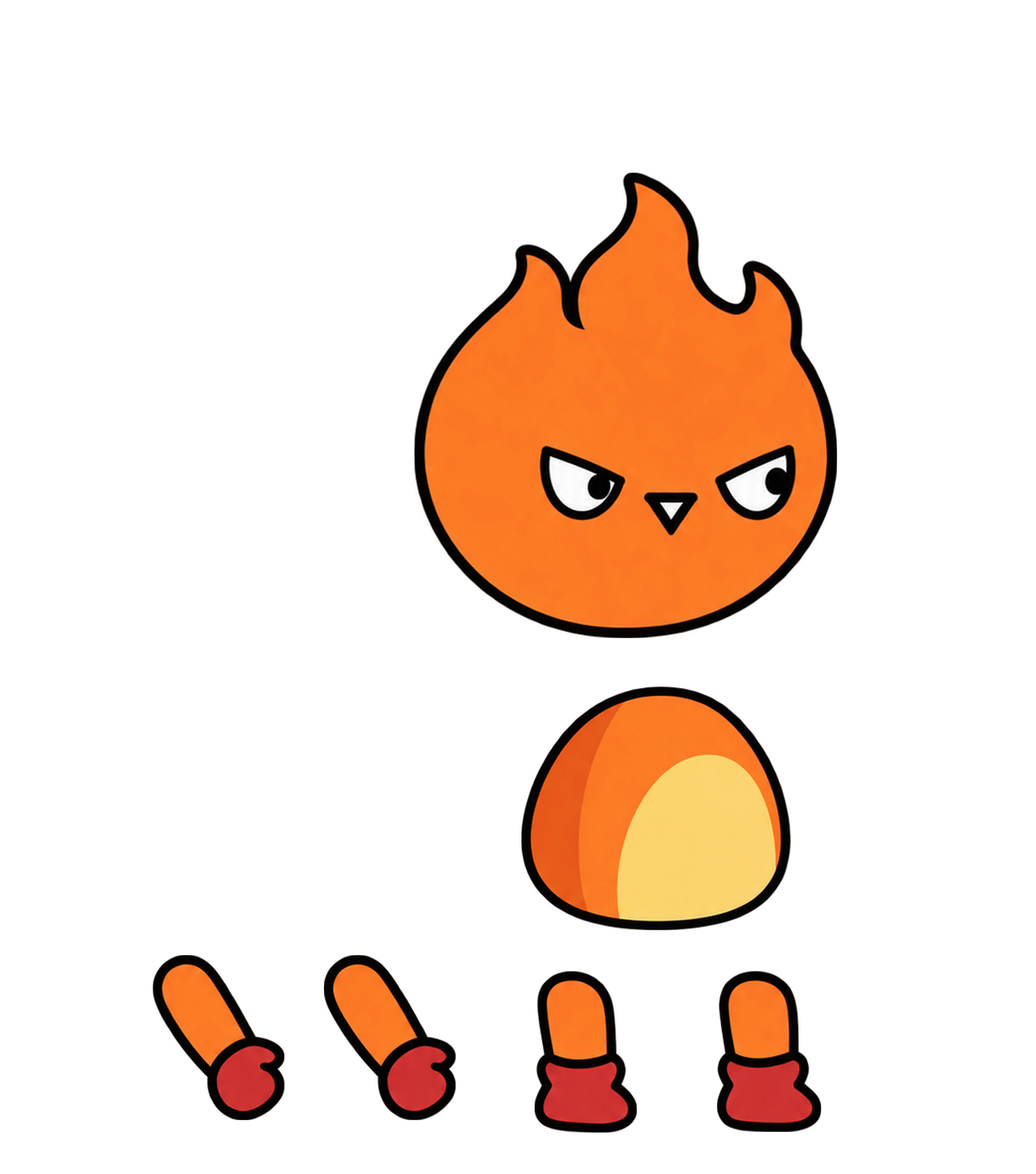
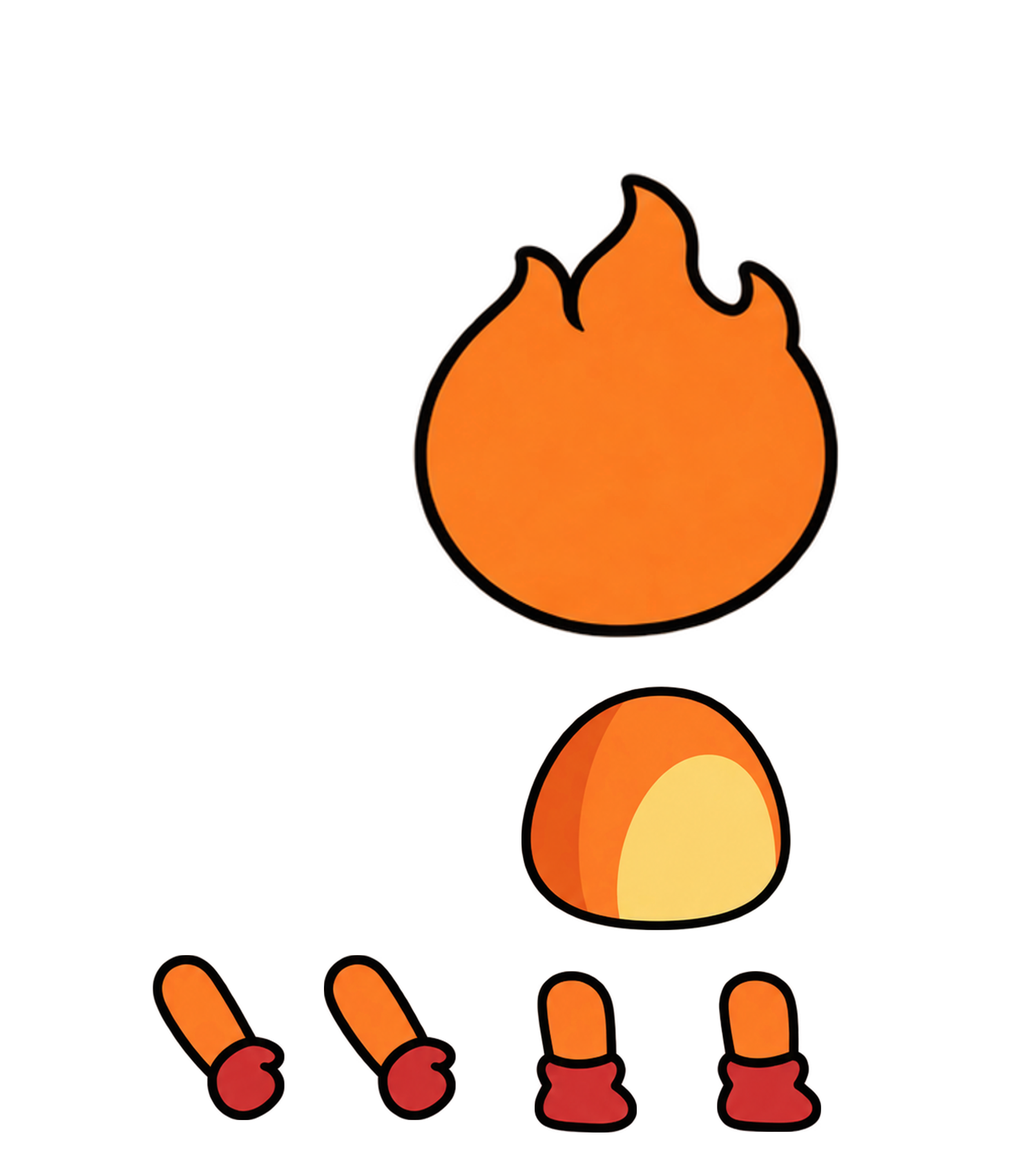
Layered file, before and after one edit (1036x1174). Changes by layer:
painted on "머리" over [412, 172, 839, 638]
